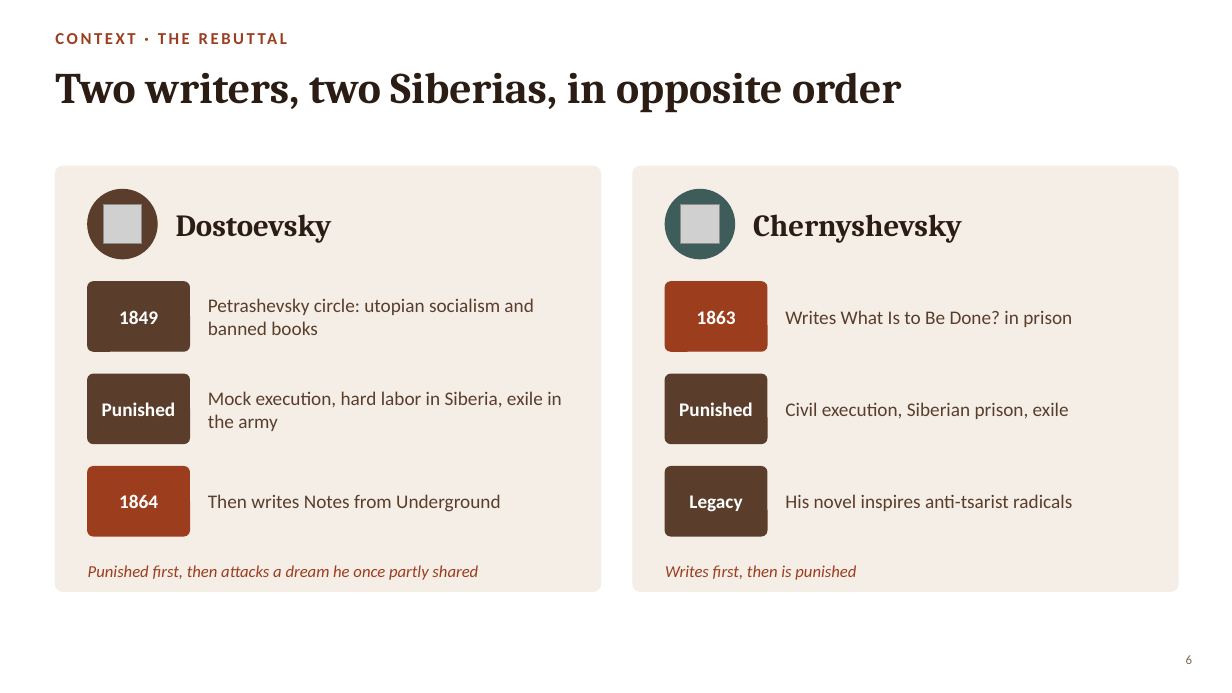
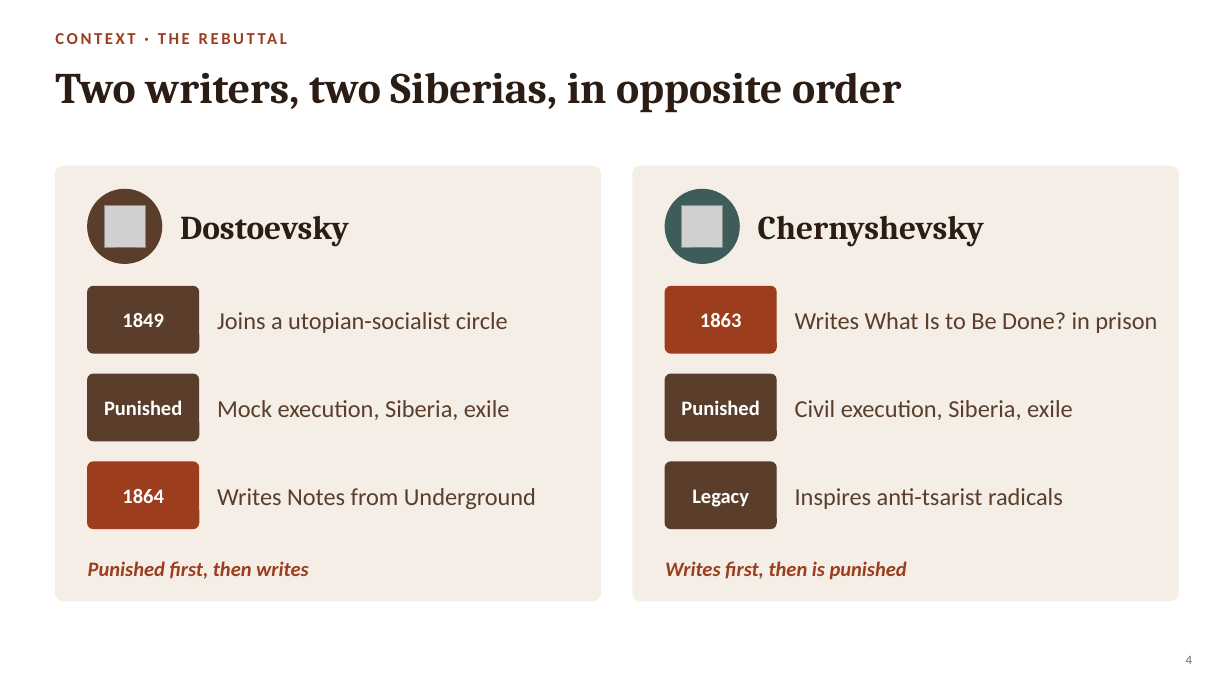
Before and after one commit to seaxelrod/BOLLI-f26-tales-of-defiance, a slide deck: slide 4 of mind_control_1/DMC_Week1_NotesFromUnderground.pptx (slide 6 before the commit). Drawn at 1232x693 pixels with LibreOffice and Linux fonts; fonts in the diff are those of the drawing; grey boxes stand for pictures. Boxes give left, top, right and bottom in pixels: in the first picture for what was removed or moved away, otherwise in the second. Text is boxed around its words. In the diff, an @@ line names an element or a change of style, - is before the commit and + after.

```diff
--- a/mind_control_1/DMC_Week1_NotesFromUnderground.pptx
+++ b/mind_control_1/DMC_Week1_NotesFromUnderground.pptx
@@ rounded rectangle: place and size @@
-rounded rectangle at <box>55,166,601,592</box>
+rounded rectangle at <box>55,166,601,601</box>
@@ rounded rectangle: place and size @@
-rounded rectangle at <box>633,166,1178,592</box>
+rounded rectangle at <box>633,166,1178,601</box>
@@ ellipse: place and size @@
-ellipse at <box>88,189,157,259</box>
+ellipse at <box>88,189,162,263</box>
@@ picture: place and size @@
-picture at <box>103,204,141,243</box>
+picture at <box>104,206,146,248</box>
@@ text "Dostoevsky" at <box>180,216,349,247</box>: size 24 to 26 pt @@
@@ ellipse: place and size @@
-ellipse at <box>665,189,735,259</box>
+ellipse at <box>665,189,739,263</box>
@@ picture: place and size @@
-picture at <box>681,204,720,243</box>
+picture at <box>682,206,724,248</box>
@@ text "Chernyshevsky" at <box>758,216,984,247</box>: size 24 to 26 pt @@
@@ rounded rectangle: place and size @@
-rounded rectangle at <box>88,282,189,351</box>
+rounded rectangle at <box>88,287,199,353</box>
@@ rounded rectangle: place and size @@
-rounded rectangle at <box>665,282,767,351</box>
+rounded rectangle at <box>665,287,776,353</box>
@@ text "Writes What Is to Be ...": place and size @@
-text "Writes What Is to Be ..." at <box>785,310,1072,327</box>
+text "Writes What Is to Be ..." at <box>795,312,1157,333</box>
@@ text "Writes What Is to Be ..." at <box>795,312,1157,333</box>: size 15 to 19 pt @@
@@ text at <box>217,312,508,333</box>: text changed; size 15 to 19 pt @@
-Petrashevsky circle: utopian socialism and banned books
+Joins a utopian-socialist circle
@@ rounded rectangle: place and size @@
-rounded rectangle at <box>88,374,189,444</box>
+rounded rectangle at <box>88,374,199,441</box>
@@ rounded rectangle: place and size @@
-rounded rectangle at <box>665,374,767,444</box>
+rounded rectangle at <box>665,374,776,441</box>
@@ text at <box>217,400,510,420</box>: text changed; size 15 to 19 pt @@
-Mock execution, hard labor in Siberia, exile in the army
+Mock execution, Siberia, exile
@@ text at <box>795,400,1073,420</box>: text changed; size 15 to 19 pt @@
-Civil execution, Siberian prison, exile
+Civil execution, Siberia, exile
@@ proportions changed in 6 elements at <box>665,374,776,441</box>, <box>88,374,199,441</box>, <box>88,287,199,353</box>, <box>665,287,776,353</box>, <box>665,462,776,529</box>, <box>88,462,199,529</box> @@
@@ rounded rectangle: place and size @@
-rounded rectangle at <box>88,467,189,536</box>
+rounded rectangle at <box>88,462,199,529</box>
@@ size 15 to 16 pt in 6 elements at <box>104,400,182,415</box>, <box>681,400,759,415</box>, <box>122,313,163,327</box>, <box>700,313,741,327</box>, <box>122,489,163,503</box>, <box>692,489,749,507</box> @@
@@ rounded rectangle: place and size @@
-rounded rectangle at <box>665,467,767,536</box>
+rounded rectangle at <box>665,462,776,529</box>
@@ text at <box>217,488,536,509</box>: text changed; size 15 to 19 pt @@
-Then writes Notes from Underground
+Writes Notes from Underground
@@ text at <box>795,488,1063,509</box>: text changed; size 15 to 19 pt @@
-His novel inspires anti-tsarist radicals
+Inspires anti-tsarist radicals
@@ text at <box>88,561,309,579</box>: text changed; size 13 to 16 pt; bold on @@
-Punished first, then attacks a dream he once partly shared
+Punished first, then writes
@@ text "Writes first, then is punished" at <box>665,561,907,580</box>: size 13 to 16 pt, bold on @@
@@ page number at <box>1186,656,1192,664</box>: text changed @@
-6
+4
```
Also in this commit, not shown: 8 other slides changed, 1 slide added, 3 slides removed, 13 other files.
